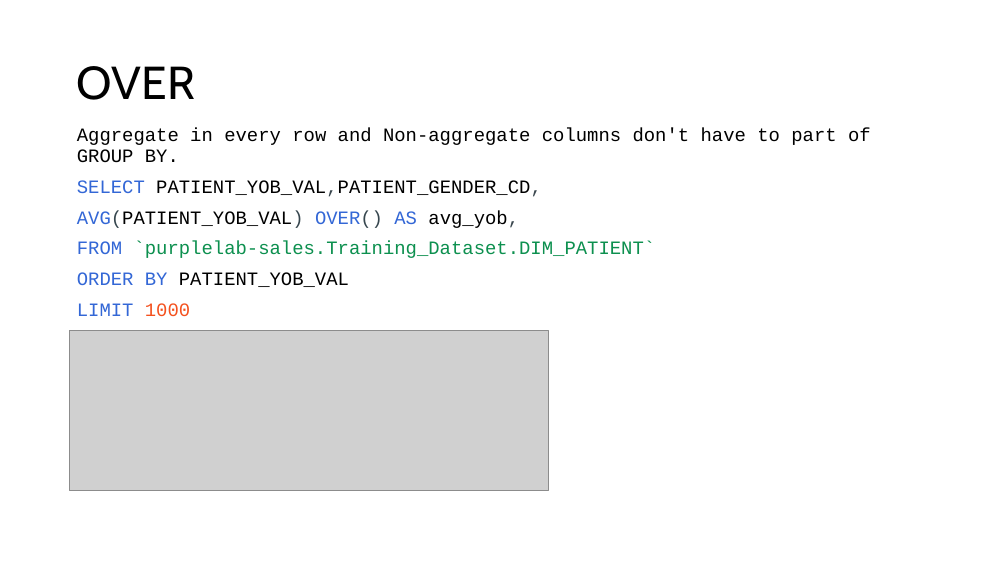
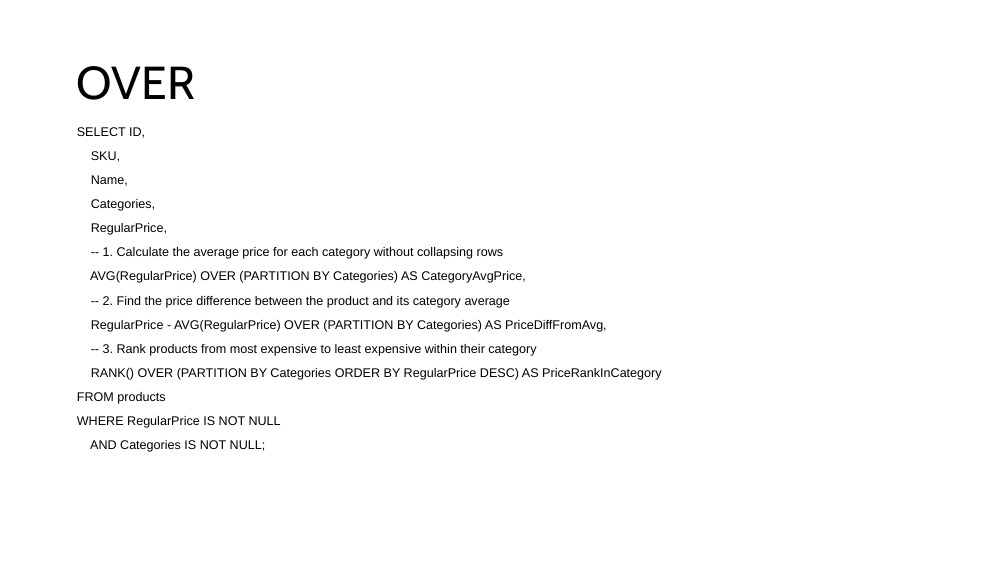
Before and after one commit to appjedi/youtube, a slide deck: slide 5 of SQL/Intro To SQL Day 10 Windows Functions.pptx. Drawn at 1008x567 pixels with LibreOffice and Linux fonts; fonts in the diff are those of the drawing; grey boxes stand for pictures. Boxes give left, top, right and bottom in pixels: in the first picture for what was removed or moved away, otherwise in the second. Text is boxed around its words. In the diff, an @@ line names an element or a change of style, - is before the commit and + after.

```diff
--- a/SQL/Intro To SQL Day 10 Windows Functions.pptx
+++ b/SQL/Intro To SQL Day 10 Windows Functions.pptx
@@ text at bbox=[77, 127, 662, 452]: text changed; size 18 to 12 pt; font Courier New to Arial @@
-Aggregate in every row and Non-aggregate columns don't have to part of GROUP BY.
-SELECT PATIENT_YOB_VAL,PATIENT_GENDER_CD,
-AVG(PATIENT_YOB_VAL) OVER() AS avg_yob,
-FROM `purplelab-sales.Training_Dataset.DIM_PATIENT`
-ORDER BY PATIENT_YOB_VAL
-LIMIT 1000
+SELECT ID,
+SKU,
+Name,
+Categories,
+RegularPrice,
+-- 1. Calculate the average price for each category without collapsing rows
+AVG(RegularPrice) OVER (PARTITION BY Categories) AS CategoryAvgPrice,
+-- 2. Find the price difference between the product and its category average
+RegularPrice - AVG(RegularPrice) OVER (PARTITION BY Categories) AS PriceDiffFromAvg,
+-- 3. Rank products from most expensive to least expensive within their category
+RANK() OVER (PARTITION BY Categories ORDER BY RegularPrice DESC) AS PriceRankInCategory
+FROM products
+WHERE RegularPrice IS NOT NULL
+AND Categories IS NOT NULL;
@@ picture removed at bbox=[70, 331, 548, 491] @@
```
Also in this commit, not shown: 3 slides added, 1 slide removed, 2 other files.
